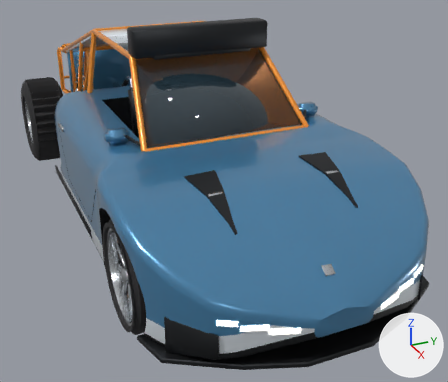
The Blender file tools/vehicle_pipeline/blender/knifeedge_blueprint.blend as it was, and as the next commit left it.
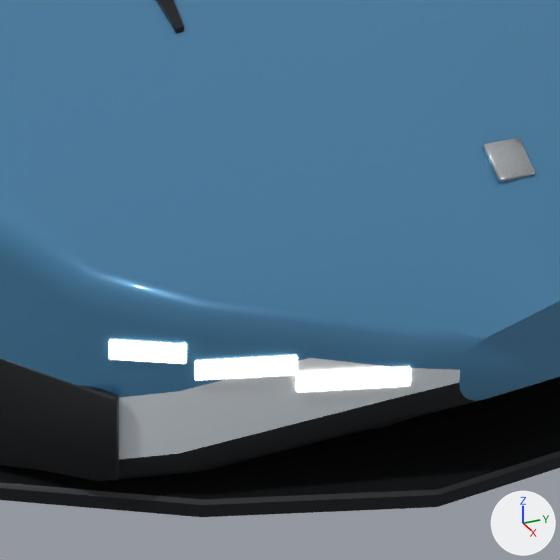
The first picture shows the older version from a camera (50 mm lens) standing at (5.07, -1.83, 2.57) and looking at (0.49, 0.24, 0.28). The close-ups show the older and then the newer version on the part from 41% to 76% of the width and 59% to 100% of the height of that picture. Only the edits that show in the close-ups are written down. The lights are fixed; the arrows at lower right show +X, +Y and +Z.

The first close-up shows 'Body_Shell', 'Body_Splitter', 'Fine_Badge', 'Fine_LedStrip_-1_0', 'Fine_LedStrip_-1_1', 'Fine_LedStrip_-1_2', 'Fine_NoseIntake_-1' and 2 more.
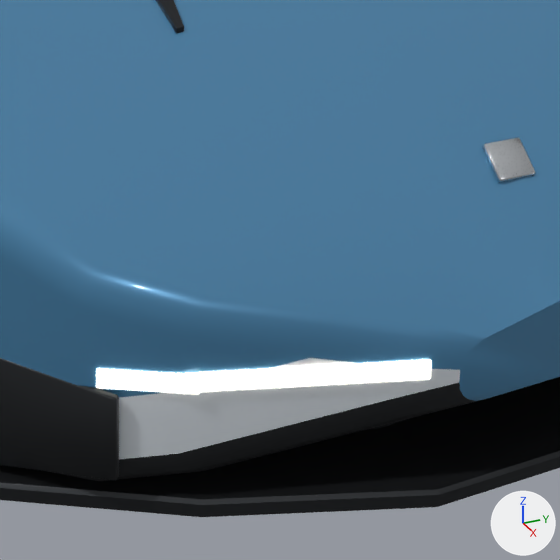
Where the change shows, as pixel boxes [x1, y1, x2, y2] in the close-ups (560 x 560 px; the box of a moved part takes in the faces that stretch with it):
'Fine_LedStrip_-1_1', mesh rescaled, moved (22% wider)
    before: [194, 355, 298, 381]
    after: [196, 365, 323, 392]
'Fine_LedStrip_-1_2', reshaped, moved (32% wider)
    before: [109, 339, 187, 364]
    after: [96, 368, 199, 394]
'Fine_LedStrip_-1_0', mesh rescaled, moved (9% wider)
    before: [296, 366, 411, 393]
    after: [306, 359, 432, 385]
part 3 of me_fine_ledstrip__1_2_mesh, moved or reshaped
    before: [185, 344, 187, 364]
    after: [198, 374, 199, 394]
part 4 of me_fine_ledstrip__1_2_mesh, moved or reshaped
    before: [109, 339, 186, 364]
    after: [96, 368, 198, 394]

The change, as a list of edits to the scene's bpy script:
```text
Change me_fine_ledstrip__1_0_mesh:
    used by ob_fine_ledstrip__1_0; location = (2.636, -0.36, 0.424); rotation_euler = (-1.571, 0.0, -1.906), in degrees (-90, 0, -109)
    remove me_fine_ledstrip__1_0_mesh.from_pydata(...)  # 24 vertices, 26 faces; spans x -0.09..0.09, y -0.018..0.018, z -0.006..0.006
    add me_fine_ledstrip__1_0_mesh.from_pydata(...)  # 24 vertices, 26 faces; spans x -0.1..0.1, y -0.018..0.018, z -0.006..0.006
    me_fine_ledstrip__1_0_mesh part 1: the whole mesh is scaled about its middle by (1.11, 1, 1)
Change me_fine_ledstrip__1_1_mesh:
    used by ob_fine_ledstrip__1_1; location = (2.581, -0.52, 0.457); rotation_euler = (-1.571, 0.0, -1.906), in degrees (-90, 0, -109)
    remove me_fine_ledstrip__1_1_mesh.from_pydata(...)  # 24 vertices, 26 faces; spans x -0.08..0.08, y -0.018..0.018, z -0.006..0.006
    add me_fine_ledstrip__1_1_mesh.from_pydata(...)  # 24 vertices, 26 faces; spans x -0.1..0.1, y -0.018..0.018, z -0.006..0.006
    me_fine_ledstrip__1_1_mesh part 2: the whole mesh is scaled about its middle by (1.25, 1, 1)
Change me_fine_ledstrip__1_2_mesh:
    used by ob_fine_ledstrip__1_2; location = (2.523, -0.66, 0.491); rotation_euler = (-1.571, 0.0, -2.091), in degrees (-90, 0, -120)
    remove me_fine_ledstrip__1_2_mesh.from_pydata(...)  # 24 vertices, 26 faces; spans x -0.06..0.06, y -0.0175..0.0175, z -0.006..0.006
    add me_fine_ledstrip__1_2_mesh.from_pydata(...)  # 24 vertices, 26 faces; spans x -0.08..0.08, y -0.0175..0.0175, z -0.006..0.006
    me_fine_ledstrip__1_2_mesh part 3: all 12 vertices in x -0.06..-0.058, y -0.0175..0.0175, z -0.006..0.006 are moved by (-0.02, 0.0, 0.0)
    me_fine_ledstrip__1_2_mesh part 4: all 12 vertices in x 0.058..0.06, y -0.0175..0.0175, z -0.006..0.006 are moved by (0.02, 0.0, 0.0)
Change ob_fine_ledstrip__1_0:
    ob_fine_ledstrip__1_0.location: (2.636, -0.36, 0.424) -> (2.643, -0.34, 0.435)
Change ob_fine_ledstrip__1_1:
    ob_fine_ledstrip__1_1.location: (2.581, -0.52, 0.457) -> (2.588, -0.5, 0.435)
Change ob_fine_ledstrip__1_2:
    ob_fine_ledstrip__1_2.location: (2.523, -0.66, 0.491) -> (2.523, -0.66, 0.435)
```
